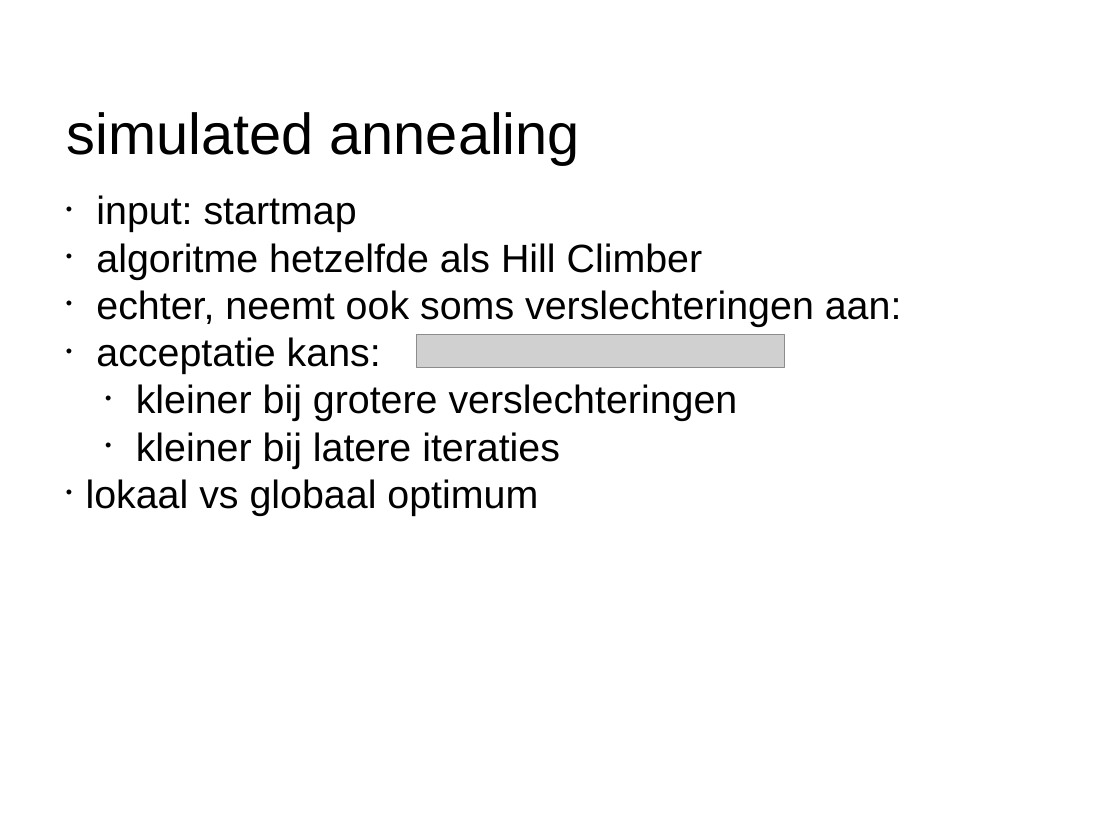
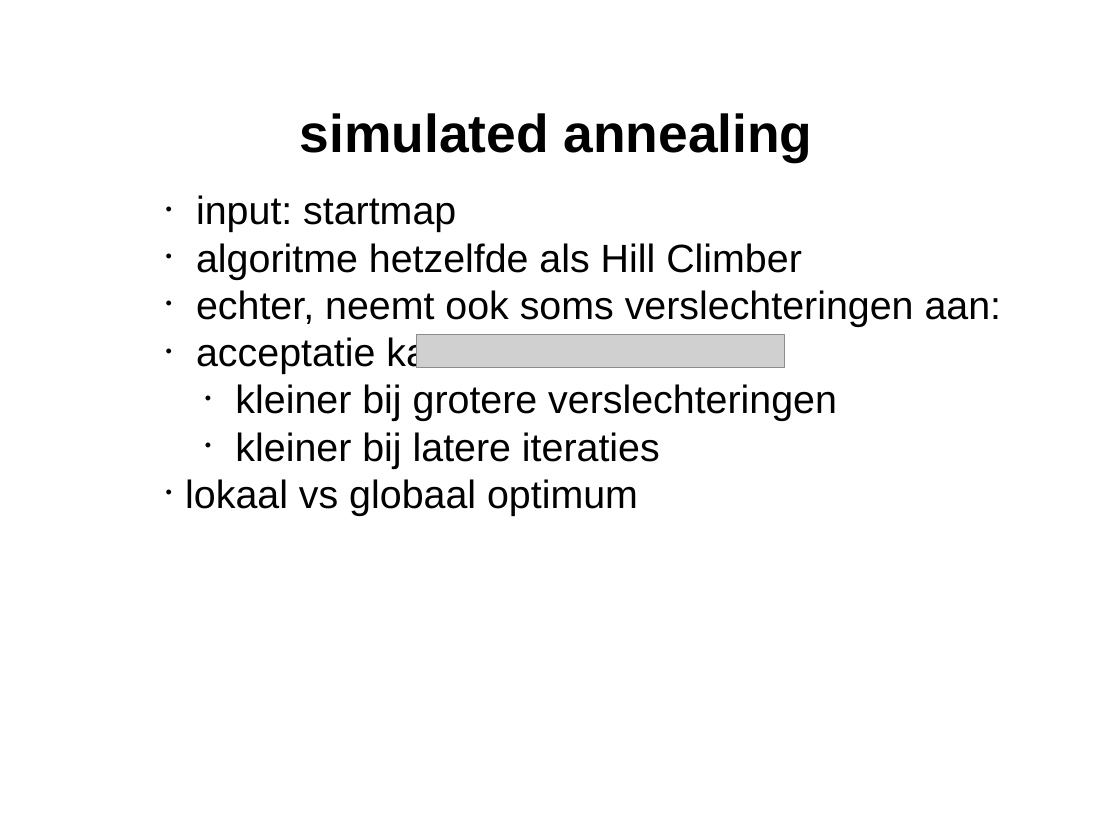
Before and after one commit to JuliaJansen/-HabboHotel, a slide deck: slide 10 of powerpoints/eindpresentatie heuristieken.pptx. Drawn at 1120x840 pixels with LibreOffice and Linux fonts; fonts in the diff are those of the drawing; grey boxes stand for pictures. Boxes give left, top, right and bottom in pixels: in the first picture for what was removed or moved away, otherwise in the second. Text is boxed around its words. In the diff, an @@ line names an element or a change of style, - is before the commit and + after.

```diff
--- a/powerpoints/eindpresentatie heuristieken.pptx
+++ b/powerpoints/eindpresentatie heuristieken.pptx
@@ title "simulated annealing": place and size @@
-title "simulated annealing" at (66, 112, 580, 164)
+title "simulated annealing" at (300, 113, 813, 162)
@@ title "simulated annealing" at (300, 113, 813, 162): size 52.8 to 48.8 pt, bold on @@
@@ text "input: startmap": place and size @@
-text "input: startmap" at (86, 195, 902, 516)
+text "input: startmap" at (185, 195, 1002, 516)
```
Also in this commit, not shown: 10 other slides changed, 11 slides added.
